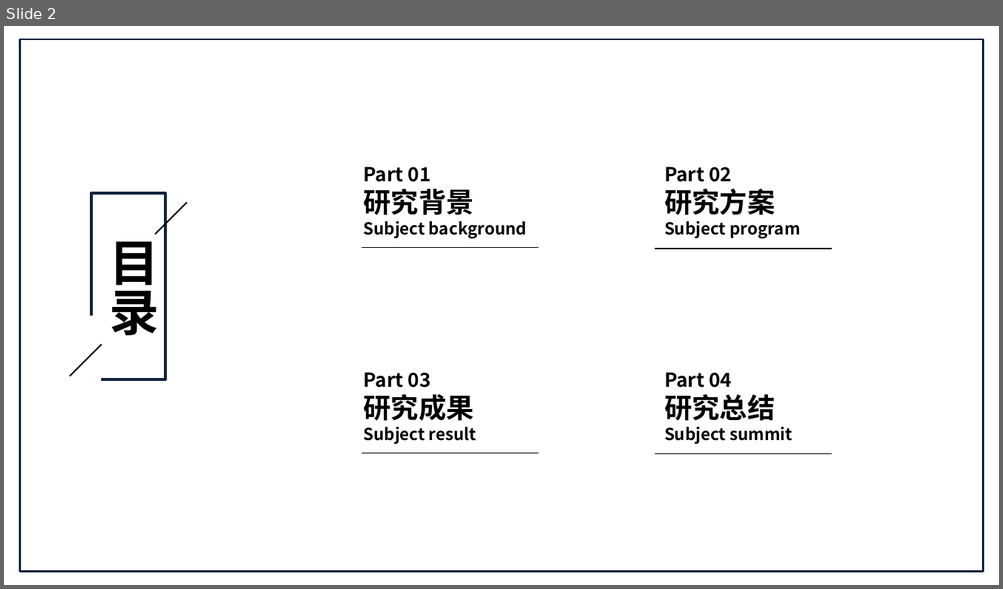
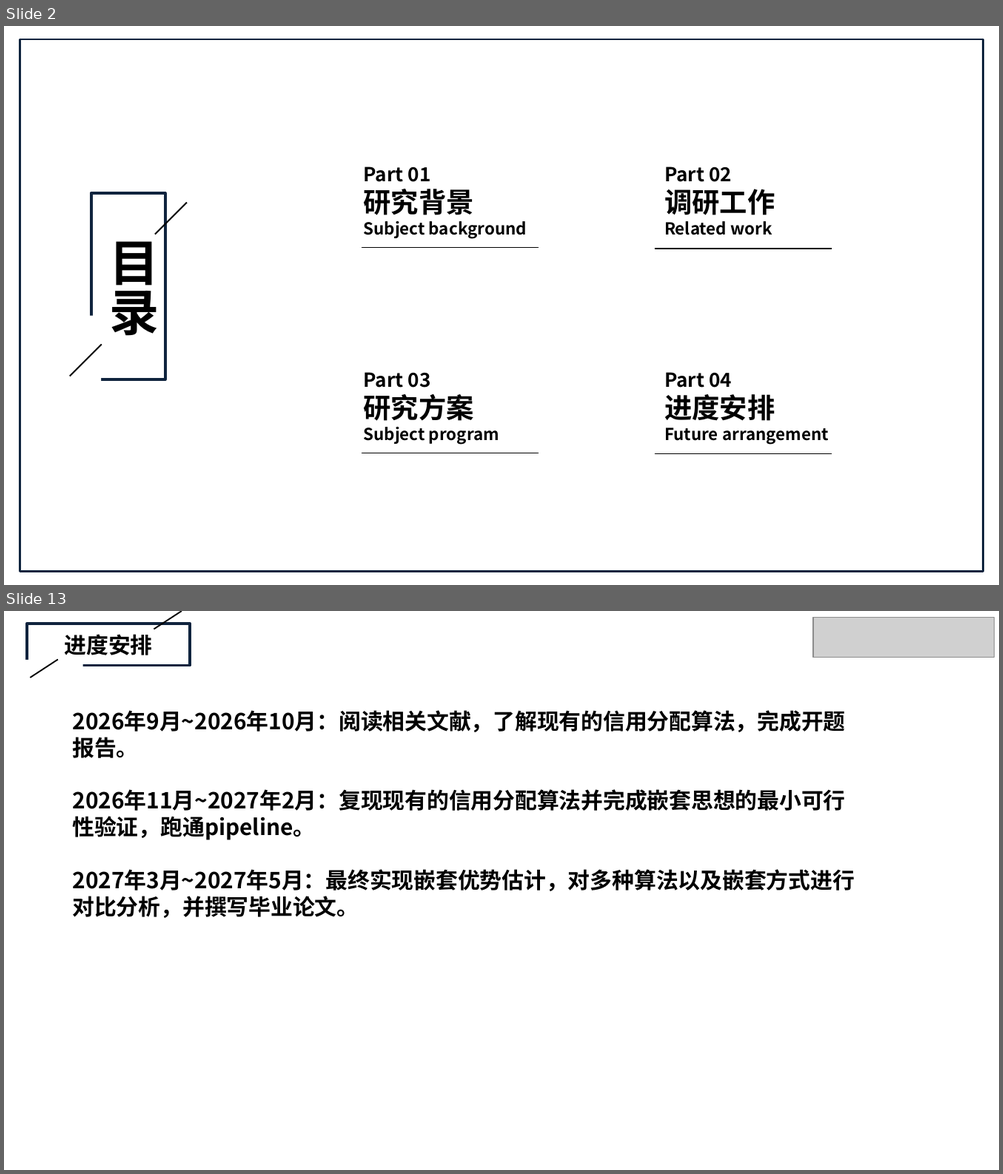
Before and after one commit to Labbbbbbbbb/Notes, a slide deck: NEST/zyt开题答辩.pptx. Shown one above the other, each under a label of ours: slide 2 before the commit, slides 2 and 13 after it; the slides between them are not shown. The pictures are 1003x589 and 1003x1174 pixels, drawn with LibreOffice and Linux fonts; fonts in the diff are those of the drawing; grey boxes stand for pictures. Boxes give left, top, right and bottom in pixels: in the first picture for what was removed or moved away, otherwise in the second. Text is boxed around its words. In the diff, an @@ line names an element or a change of style, - is before the commit and + after.

```diff
--- a/NEST/zyt开题答辩.pptx
+++ b/NEST/zyt开题答辩.pptx
@@ slide 13 added at bbox=[4, 611, 999, 1170], background #FFFFFF @@
@@ picture added at bbox=[813, 617, 993, 657] @@
@@ group added at bbox=[4, 611, 190, 678]: 2 rectangles, 2 lines, 1 text @@
+进度安排
@@ text added at bbox=[72, 710, 854, 918], 16 pt, text #000000, bold @@
+2026年9月~2026年10月：阅读相关文献，了解现有的信用分配算法，完成开题报告。
+2026年11月~2027年2月：复现现有的信用分配算法并完成嵌套思想的最小可行性验证，跑通pipeline。
+2027年3月~2027年5月：最终实现嵌套优势估计，对多种算法以及嵌套方式进行对比分析，并撰写毕业论文。
@@ slide 2 changed as well @@
@@ text at bbox=[664, 189, 775, 215]: text changed @@
-研究方案
-Subject program
+调研工作
+Related work
@@ text at bbox=[363, 395, 474, 421]: text changed @@
-研究成果
-Subject result
+研究方案
+Subject program
@@ text at bbox=[664, 395, 775, 421]: text changed @@
-研究总结
-Subject summit
+进度安排
+Future arrangement
```
Also in this commit, not shown: 1 other slide changed, 11 other slides added, 19 slides removed, 10 other files.
